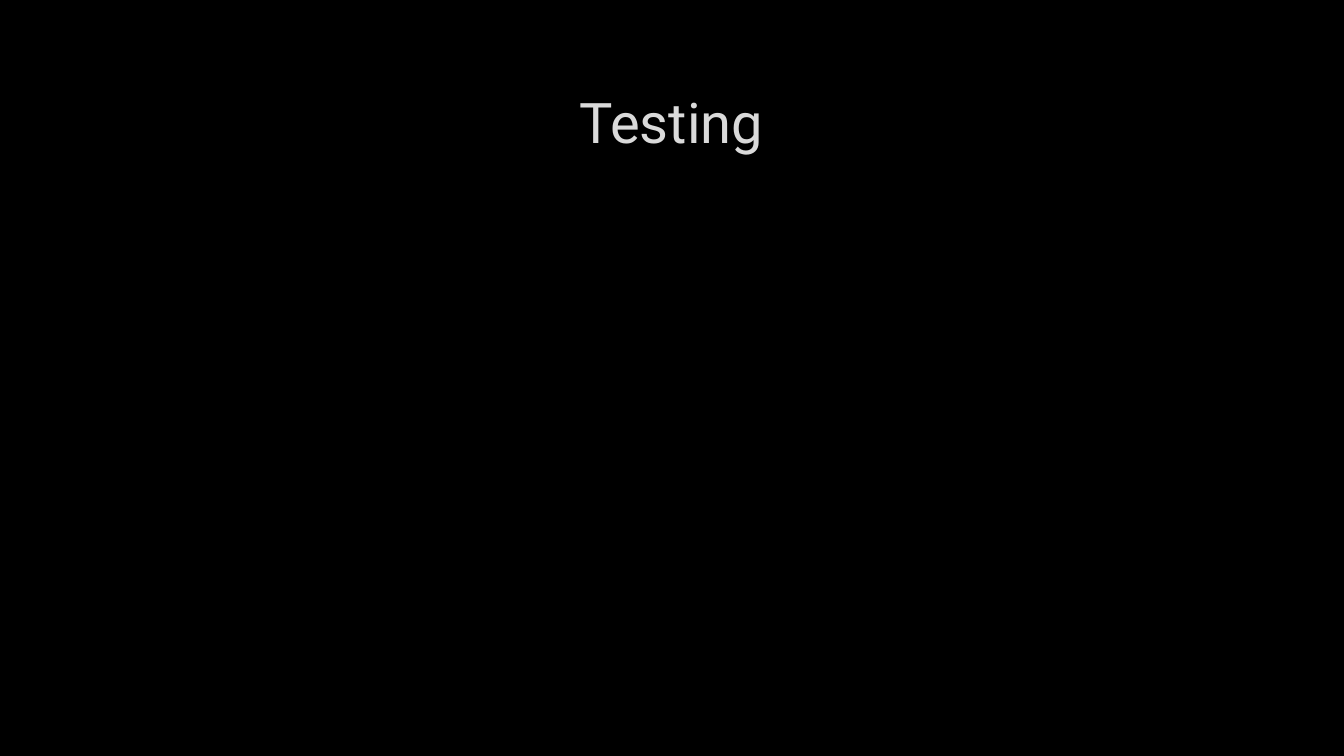
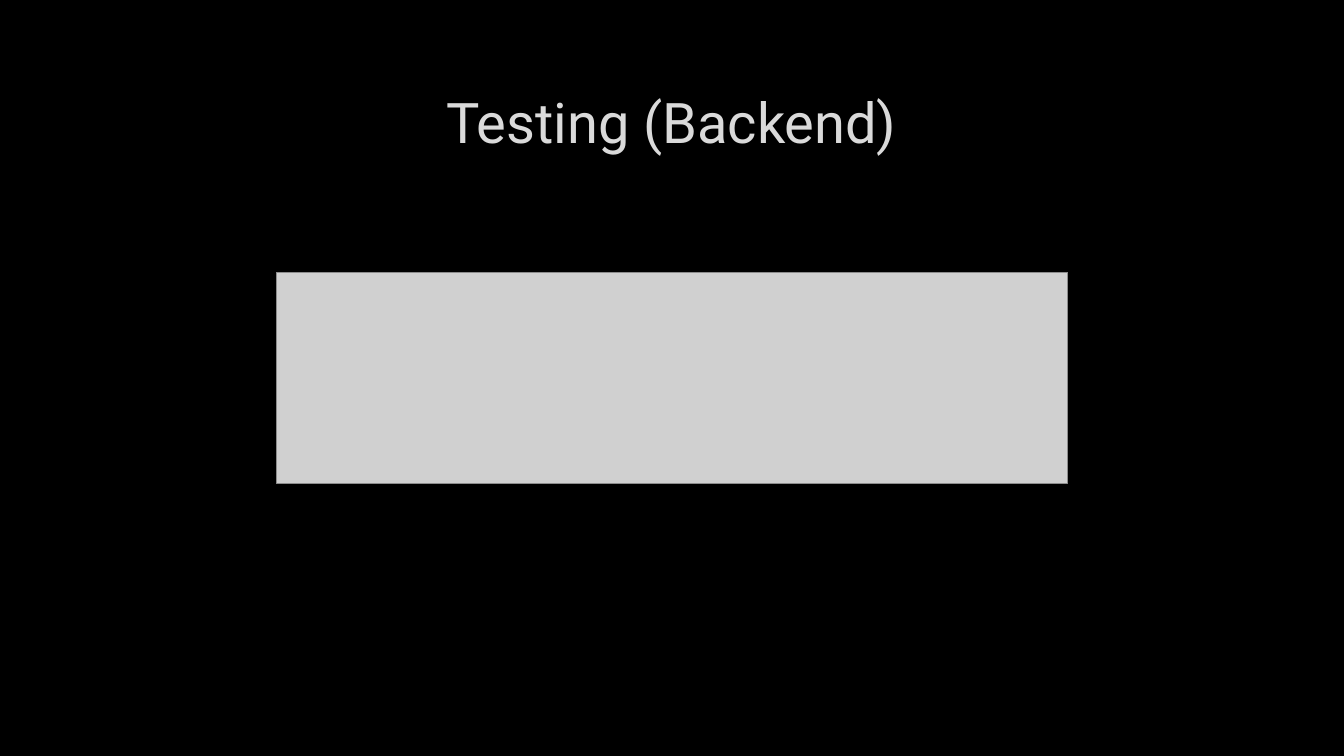
Before and after one commit to jacobwinkworth-qa/To-do-List, a slide deck: slide 7 of docs/tdla.pptx (slide 6 before the commit). Drawn at 1344x756 pixels with LibreOffice and Linux fonts; fonts in the diff are those of the drawing; grey boxes stand for pictures; background and template pictures are left out. Boxes give left, top, right and bottom in pixels: in the first picture for what was removed or moved away, otherwise in the second. Text is boxed around its words. In the diff, an @@ line names an element or a change of style, - is before the commit and + after.

Commit message:
changes to ppt

```diff
--- a/docs/tdla.pptx
+++ b/docs/tdla.pptx
@@ title at bbox=[446, 98, 896, 156]: text changed @@
-Testing
+Testing (Backend)
@@ picture added at bbox=[276, 272, 1068, 483] @@
```
Also in this commit, not shown: 2 other slides changed, 4 slides added, 2 slides removed.
